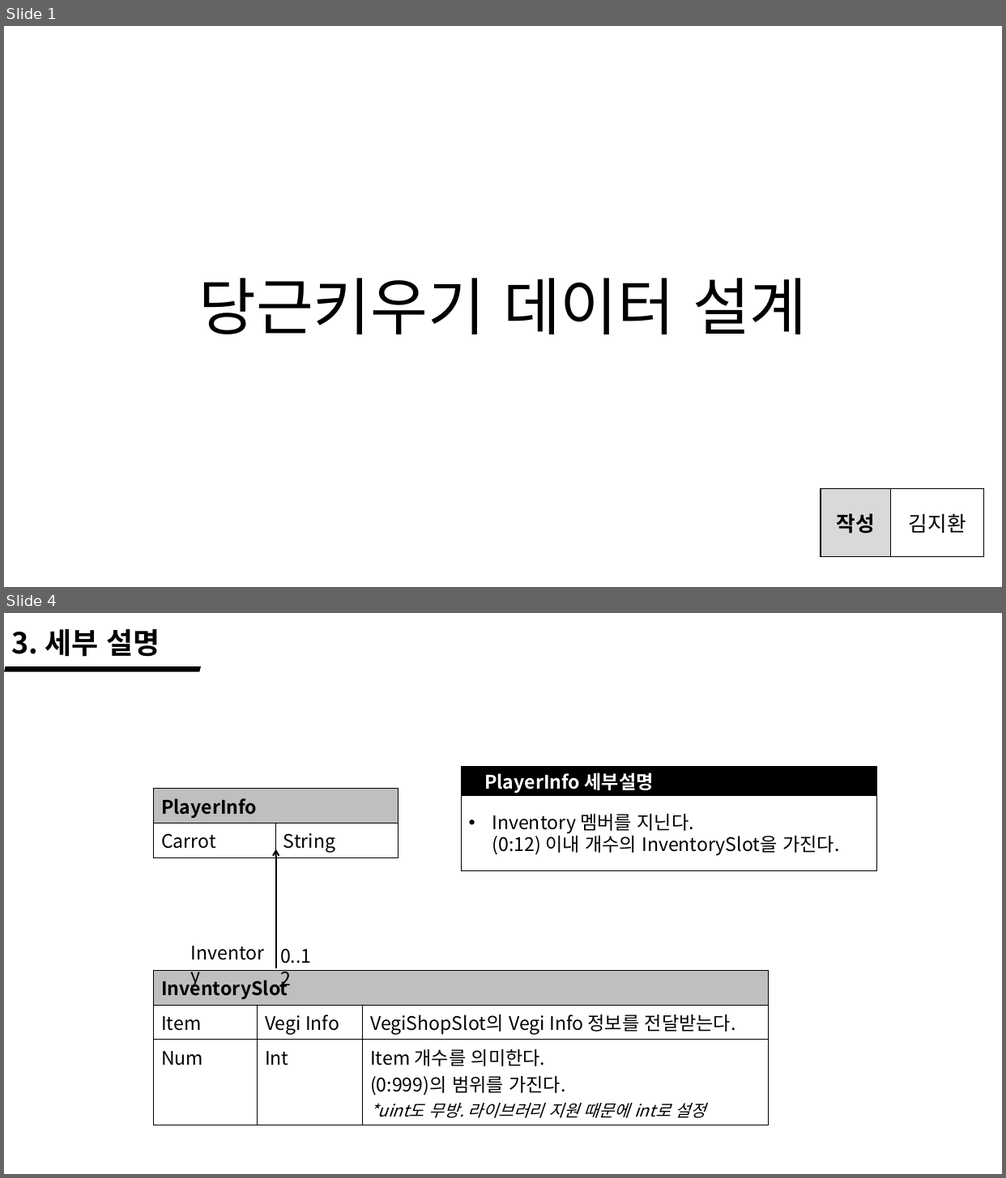
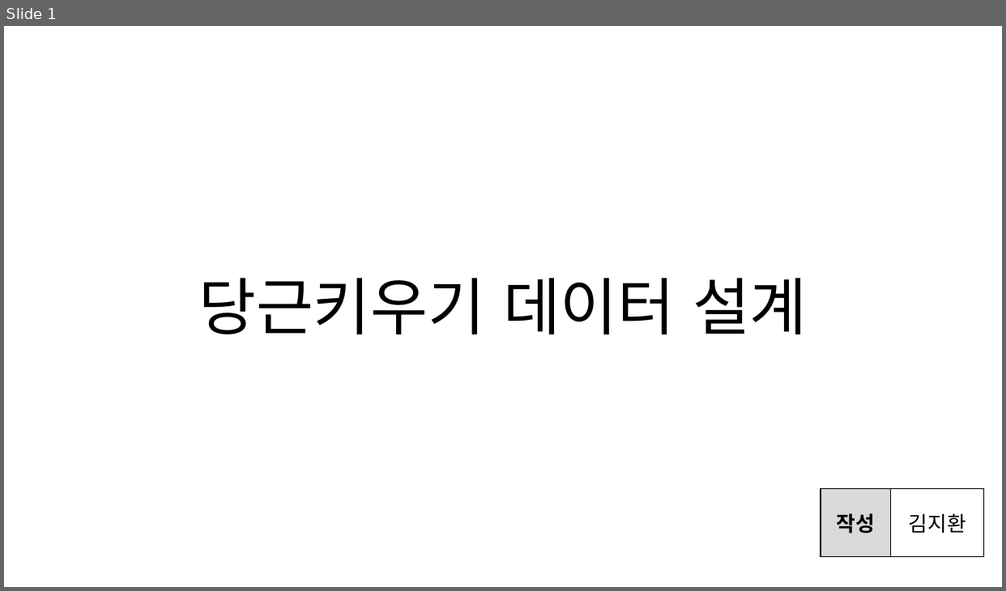
Before and after one commit to wlrud753/CarryCarrot, a slide deck: 기획서/당근키우기 데이터 설계.pptx. Shown one above the other, each under a label of ours: slides 1 and 4 before the commit, slide 1 after it; the slides between them are not shown. The pictures are 1006x1178 and 1006x591 pixels, drawn with LibreOffice and Linux fonts; fonts in the diff are those of the drawing. Boxes give left, top, right and bottom in pixels: in the first picture for what was removed or moved away, otherwise in the second. Text is boxed around its words. In the diff, an @@ line names an element or a change of style, - is before the commit and + after.

```diff
--- a/기획서/당근키우기 데이터 설계.pptx
+++ b/기획서/당근키우기 데이터 설계.pptx
@@ slide 4 removed at (4, 613, 1002, 1174), background #FFFFFF @@
@@ text removed at (11, 629, 160, 657) @@
-3. 세부 설명
@@ parallelogram removed at (4, 667, 201, 672) @@
@@ rectangle removed at (462, 766, 877, 871) @@
@@ text removed at (484, 773, 654, 793) @@
-PlayerInfo 세부설명
@@ table removed at (154, 789, 398, 856), 2 rows, 2 columns @@
-PlayerInfo | 
-Carrot | String
@@ rectangle removed at (462, 796, 877, 871) @@
-• Inventory 멤버를 지닌다.
-  (0:12) 이내 개수의 InventorySlot을 가진다.
@@ text removed at (492, 815, 576, 833) @@
-Inventory
@@ arrow removed from (275, 969) to (275, 850) @@
@@ text removed at (492, 836, 540, 855) @@
-0..12
@@ table removed at (154, 971, 769, 1122), 3 rows, 3 columns @@
-InventorySlot |  | 
-Item | Vegi Info | VegiShopSlot의 Vegi Info 정보를 전달받는다.
-Num | Int | Item 개수를 의미한다. (0:999)의 범위를 가진다. *uint도 무방. 라이브러리 지원 때문에 int로 설정
```
Also in this commit, not shown: 1 slide changed, 4 slides added, 5 other slides removed, 1 other file.
